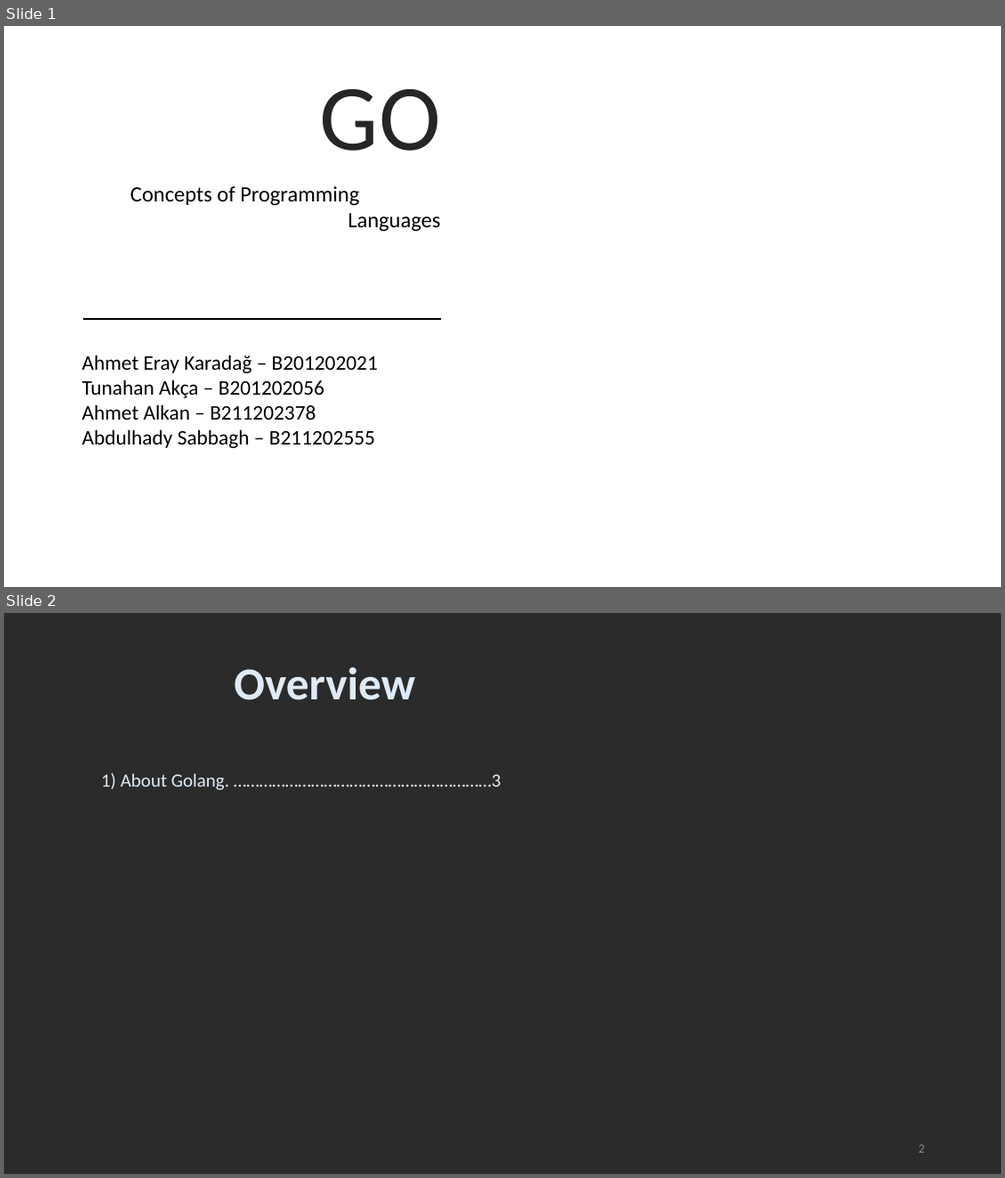
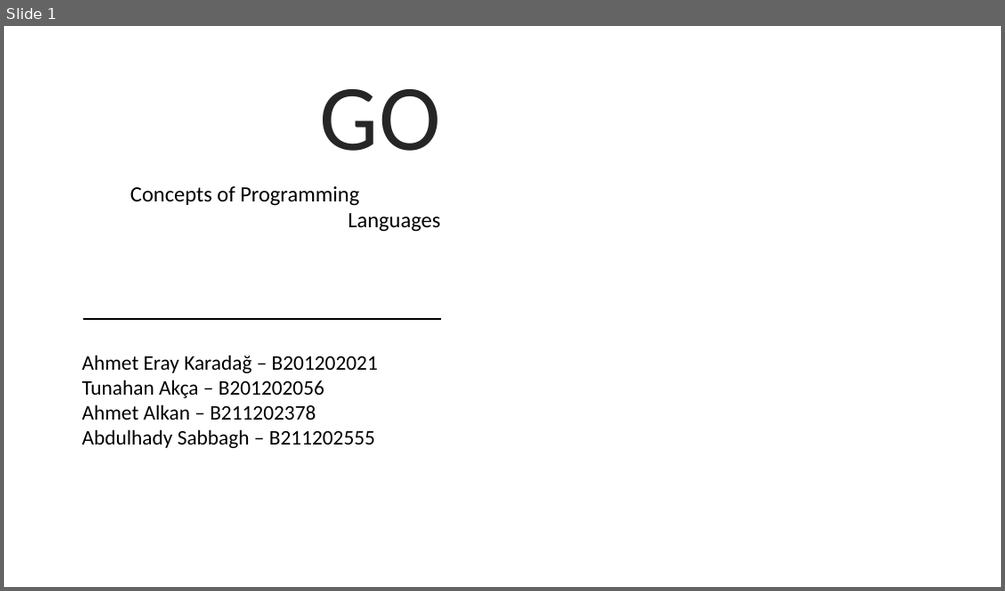
Before and after one commit to eraykaradag/pdp, a slide deck: GO.pptx. Shown one above the other, each under a label of ours: slides 1 and 2 before the commit, slide 1 after it. The pictures are 1005x1178 and 1005x591 pixels, drawn with LibreOffice and Linux fonts; fonts in the diff are those of the drawing; background and template pictures are left out; a plain dark background stands for a picture behind light text. Boxes give left, top, right and bottom in pixels: in the first picture for what was removed or moved away, otherwise in the second. Text is boxed around its words. In the diff, an @@ line names an element or a change of style, - is before the commit and + after.

```diff
--- a/GO.pptx
+++ b/GO.pptx
@@ slide 2 removed at (4,613,1001,1174), background picture (left out) @@
@@ text removed at (234,667,415,700) @@
-Overview
@@ text removed at (101,773,501,790) @@
-1) About Golang. ……………………………………………………3
@@ page number removed at (918,1144,924,1152) @@
-2
```
Also in this commit, not shown: 2 slides changed, 8 slides added.
